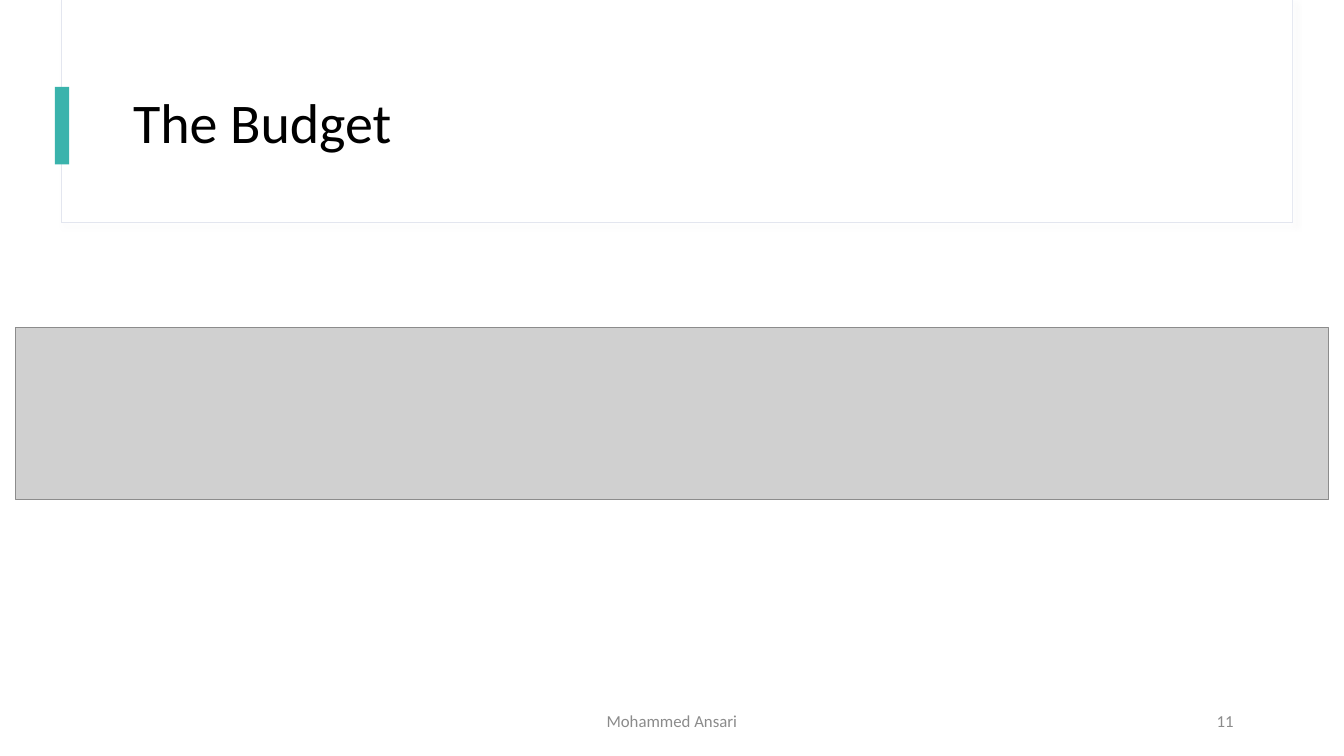
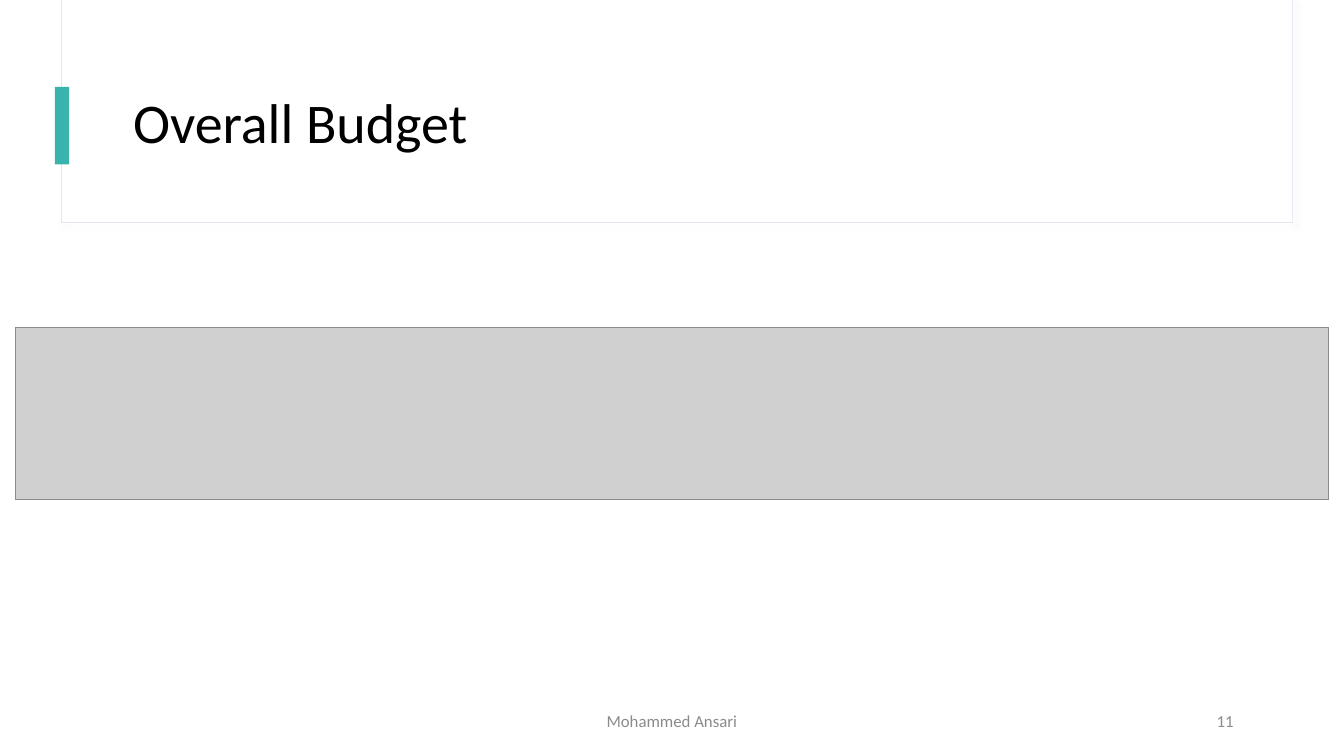
Before and after one commit to dirkt68/pl1-robotics, a slide deck: slide 11 of Presentations/Presentation Jan 26.pptx. Drawn at 1344x756 pixels with LibreOffice and Linux fonts; fonts in the diff are those of the drawing; grey boxes stand for pictures. Boxes give left, top, right and bottom in pixels: in the first picture for what was removed or moved away, otherwise in the second. Text is boxed around its words. In the diff, an @@ line names an element or a change of style, - is before the commit and + after.

```diff
--- a/Presentations/Presentation Jan 26.pptx
+++ b/Presentations/Presentation Jan 26.pptx
@@ title at [133,104,467,153]: text changed @@
-The Budget
+Overall Budget
```
Also in this commit, not shown: 5 other slides changed, 8 slides added, 5 slides removed.
